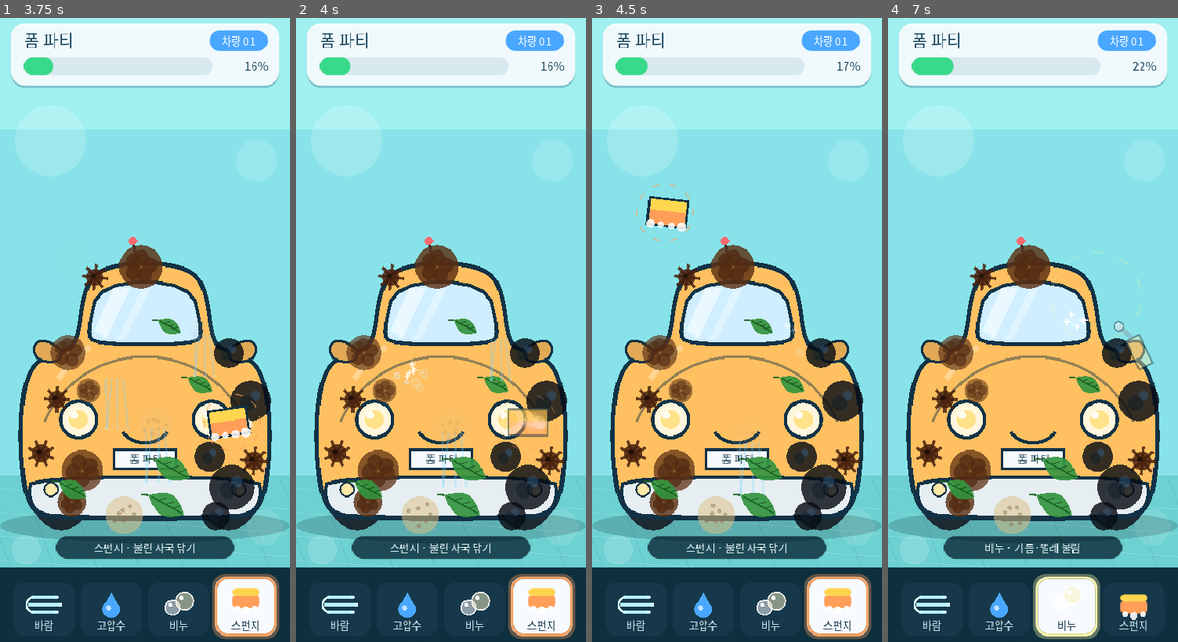
Above: before the commit, frames 1-4 (left to right).
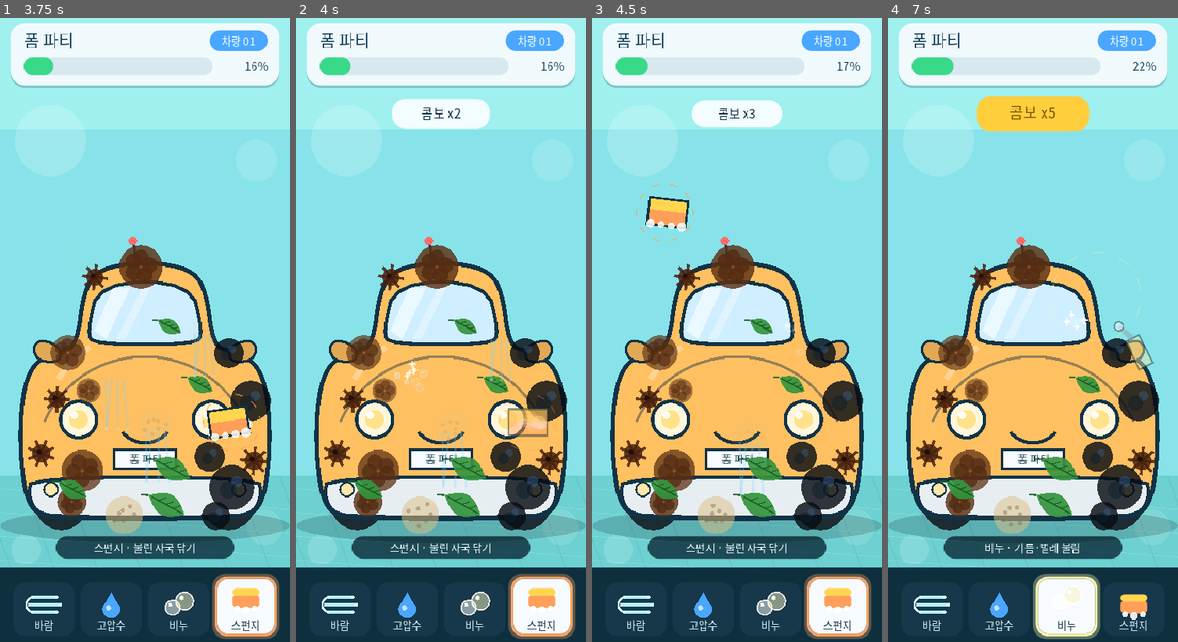
Above: after the commit, the same moments.

Repository: seorilabs/foam-party
Game: Godot game, scene res://scenes/main.tscn
The game is run twice, just before and just after one commit, with the same random seed, the same clock (stepped at 60 frames per second) and the same inputs.
Inputs (mouse positions are in pixels of both pictures, inside the frame that each line leads up to):
- Up to frame 1 (3.75 s): tap Enter at 0.5 s; move the mouse to (208, 298) at 0.52 s; tap Space at 0.6, 0.77, 1.07, 2.3 s; click (208, 298) at 0.67 s; drag from (87, 361) to (130, 454) at 1.27 s; move the mouse to (174, 192) at 2.02 s; tap 2 at 2.1 s; click (174, 192) at 2.17 s; drag from (130, 454) to (58, 236) at 2.77 s; move the mouse to (232, 423) at 3.52 s; tap 4 at 3.6 s; click (232, 423) at 3.67 s
- Up to frame 2 (4 s): tap Space at 3.77, 3.8 s
- Up to frame 3 (4.5 s): tap Space at 4.07 s; drag from (650, 236) to (693, 174) at 4.27 s
- Up to frame 4 (7 s): move the mouse to (1047, 330) at 5.02 s; tap 1 at 5.1 s; click (1047, 330) at 5.17 s; tap Space at 5.3, 6.77, 6.8 s; drag from (989, 174) to (975, 361) at 5.77 s; move the mouse to (1096, 298) at 6.52 s; tap 3 at 6.6 s; click (1096, 298) at 6.67 s

Frame 1 is identical in both runs. In frame 2, 1.6% of the frame differs, in the area x 32-68%, y 12-18%; in frame 3, 1.3%; in frame 4, 2.2%, in the area x 30-70%, y 12-19%.

Commit message:
콤보 시스템과 완료 별점 추가 (#2)
* 콤보 시스템과 완료 별점 추가

- 오물 연속 제거 시 콤보 증가(2.5초 윈도우), 제거 효과음 피치가 콤보 따라 상승
- 콤보 2 이상이면 상단에 배지 표시, 4 이상이면 금색 강조
- 완료 별점: 기본 1개, 140초 이내 2개, 75초 이내+콤보 4 이상 3개
- 완료 패널에 획득 별점(미획득은 회색)과 시간·최고 콤보 기록 표시
- 모바일 햅틱: 오물 제거 순간 짧은 진동
- 테스트 API(콤보/별점/시간)와 스모크 테스트 확장, 스크린샷에 콤보 장면 추가
- 스펙 문서 콤보·별점 규칙 반영

https://claude.ai/code/session_01X73EC6AQjDGLLhE4dv9oPh

* 리뷰 반영: 완료 후 콤보 통계 동결

완료 시점 이후 잔여 오물(runoff/flying) 제거가 콤보·최고 콤보를
올려 별점 계산값과 패널 표기가 어긋나지 않도록 합니다.

https://claude.ai/code/session_01X73EC6AQjDGLLhE4dv9oPh

* 리뷰 반영: 콤보 타이머 0 클램프, 햅틱 모바일 한정

- 콤보 윈도우 만료 시 타이머를 음수로 두지 않고 0으로 클램프
- 햅틱 진동을 mobile 피처가 있는 플랫폼에서만 호출

https://claude.ai/code/session_01X73EC6AQjDGLLhE4dv9oPh

* 리뷰 반영: mm:ss 분 계산을 명시적 float 나눗셈으로 정리

정수 나눗셈 경고 없이 의도가 드러나도록 int(level_time / 60.0)을 사용합니다.

https://claude.ai/code/session_01X73EC6AQjDGLLhE4dv9oPh

* 리뷰 반영: 별점 임계값·콤보 리셋 결정적 테스트 추가

- 60초+콤보5→3별, 콤보 미달→2별, 200초→1별 임계값 검증
- 콤보 윈도우 만료 시 카운트 0 리셋과 타이머 비음수 검증

https://claude.ai/code/session_01X73EC6AQjDGLLhE4dv9oPh

* 리뷰 반영: 테스트 API 사전 점검 추가, 불필요한 Vector2 래핑 제거

- 스모크 시작부에 콤보/별점 테스트 API 존재 여부를 명시적으로 확인
- 스크린샷 스크립트의 position 복사 생성자 래핑을 직접 호출로 단순화

https://claude.ai/code/session_01X73EC6AQjDGLLhE4dv9oPh

* 리뷰 반영: 완료 후 잔여 제거의 사운드·햅틱 차단

완료 패널이 떠 있는 동안 잔여 오물 제거는 반짝임 이펙트만 남기고
팝 사운드와 진동은 완료 팡파레와 겹치지 않게 끕니다.

https://claude.ai/code/session_01X73EC6AQjDGLLhE4dv9oPh

---------

Co-authored-by: Claude <noreply@anthropic.com>

Diff:
--- a/godot/scripts/main.gd
+++ b/godot/scripts/main.gd
@@ -9,6 +9,10 @@
 const CLEAN_DAMAGE_RATE := 72.0
 const AUDIO_MIX_RATE := 22050
 const POP_NOTES := [523.25, 659.25, 783.99, 880.0, 1046.5]
+const COMBO_WINDOW := 2.5
+const STAR3_TIME := 75.0
+const STAR3_COMBO := 4
+const STAR2_TIME := 140.0
 const GAMEPLAY_SCALE := 1.16
 const GAMEPLAY_PIVOT := Vector2(195.0, 545.0)
 const GAMEPLAY_OFFSET := Vector2(0.0, 0.0)
@@ -82,6 +86,12 @@
 var level_index := 1
 var completed := false
 var completion_burst_done := false
+var combo_count := 0
+var combo_timer := 0.0
+var best_combo := 0
+var level_time := 0.0
+var earned_stars := 0
+var combo_pop_time := -10.0
 var last_particle_spawn := 0.0
 var car_color := Color("#ffcf5a")
 var canvas_origin := Vector2.ZERO
@@ -127,6 +137,14 @@
 
 
 func _process(delta: float) -> void:
+	if not completed:
+		level_time += delta
+		if combo_timer > 0.0:
+			combo_timer -= delta
+			if combo_timer <= 0.0:
+				combo_timer = 0.0
+				combo_count = 0
+
 	if is_washing and not completed:
 		_apply_tool_at(pointer_position, delta)
 
@@ -267,7 +285,8 @@
 		return
 	removal_sfx_player.stop()
 	removal_sfx_player.stream = removal_stream
-	removal_sfx_player.pitch_scale = sfx_rng.randf_range(0.9, 1.15)
+	var combo_pitch: float = 0.92 + 0.05 * float(min(combo_count, 9))
+	removal_sfx_player.pitch_scale = combo_pitch + sfx_rng.randf_range(-0.02, 0.02)
 	removal_sfx_player.play()
 
 
@@ -520,6 +539,7 @@
 	_draw_dirt()
 	_draw_particles()
 	_draw_tool_cursor()
+	_draw_combo_badge()
 	_draw_toolbar()
 	_draw_completion_panel()
 
@@ -531,6 +551,12 @@
 	completed = false
 	completion_burst_done = false
 	is_washing = false
+	combo_count = 0
+	combo_timer = 0.0
+	best_combo = 0
+	level_time = 0.0
+	earned_stars = 0
+	combo_pop_time = -10.0
 	_stop_tool_loop()
 	particles.clear()
 	_set_car_palette()
@@ -553,6 +579,22 @@
 
 func get_audio_stream_count_for_test() -> int:
 	return tool_audio_streams.size()
+
+
+func get_combo_for_test() -> int:
+	return combo_count
+
+
+func get_best_combo_for_test() -> int:
+	return best_combo
+
+
+func get_level_time_for_test() -> float:
+	return level_time
+
+
+func calc_stars_for_test() -> int:
+	return _calc_stars()
 
 
 func get_patch_index_by_kind_for_test(kind: String) -> int:
@@ -899,8 +941,16 @@
 	patch.soap = 0.0
 	patch.wetness = 0.0
 	patch.looseness = 1.0
+	if not completed:
+		combo_count += 1
+		combo_timer = COMBO_WINDOW
+		best_combo = max(best_combo, combo_count)
+		combo_pop_time = float(Time.get_ticks_msec()) / 1000.0
 	_spawn_removal_burst(burst_center, burst_radius)
-	_play_removal_sound()
+	if not completed:
+		_play_removal_sound()
+		if OS.has_feature("mobile"):
+			Input.vibrate_handheld(28)
 
 
 func _spawn_removal_burst(center: Vector2, radius: float) -> void:
@@ -1020,9 +1070,18 @@
 	if clean_progress >= 0.985 and not completed:
 		completed = true
 		is_washing = false
+		earned_stars = _calc_stars()
 		_stop_tool_loop()
 		_play_completion_sound()
 		_spawn_completion_burst()
+
+
+func _calc_stars() -> int:
+	if level_time <= STAR3_TIME and best_combo >= STAR3_COMBO:
+		return 3
+	if level_time <= STAR2_TIME:
+		return 2
+	return 1
 
 
 func _spawn_completion_burst() -> void:
@@ -1484,6 +1543,20 @@
 	])
 
 
+func _draw_combo_badge() -> void:
+	if completed or combo_count < 2:
+		return
+	var time_now := float(Time.get_ticks_msec()) / 1000.0
+	var pop: float = 1.0 + 0.35 * exp(-(time_now - combo_pop_time) * 6.0)
+	var badge_size := Vector2(118.0, 36.0) * pop
+	var badge := Rect2(Vector2(195.0, 134.0) - badge_size * 0.5, badge_size)
+	var is_hot := combo_count >= STAR3_COMBO
+	var style_key := "combo_hot" if is_hot else "combo_cool"
+	var bg := Color("#ffce3d") if is_hot else Color(0.97, 0.99, 1.0, 0.95)
+	draw_style_box(_style(style_key, bg, 18.0), badge)
+	draw_string(_font(), Vector2(badge.position.x, badge.position.y + badge_size.y * 0.5 + 6.0), "콤보 x%d" % combo_count, HORIZONTAL_ALIGNMENT_CENTER, badge.size.x, int(16.0 * pop), Color("#7a5500") if is_hot else Color("#123246"))
+
+
 func _draw_toolbar() -> void:
 	var font: Font = _font()
 	draw_style_box(_style("toolbar", Color(0.04, 0.16, 0.22, 0.96), 24.0), Rect2(-24.0, 744.0, DESIGN_SIZE.x + 48.0, 124.0))
@@ -1543,11 +1616,16 @@
 	var time_now := float(Time.get_ticks_msec()) / 1000.0
 	for index in range(3):
 		var star_center := Vector2(145.0 + float(index) * 50.0, panel.position.y + 44.0)
-		var pulse := 1.0 + sin(time_now * 4.0 + float(index) * 0.9) * 0.08
-		_draw_star(star_center, 17.0 * pulse, Color("#ffce3d"), Color("#e0a818"))
+		if index < earned_stars:
+			var pulse := 1.0 + sin(time_now * 4.0 + float(index) * 0.9) * 0.08
+			_draw_star(star_center, 17.0 * pulse, Color("#ffce3d"), Color("#e0a818"))
+		else:
+			_draw_star(star_center, 15.0, Color("#dde4e8"), Color("#b4c0c7"))
 
 	draw_string(font, Vector2(panel.position.x, panel.position.y + 88.0), "반짝반짝 완료!", HORIZONTAL_ALIGNMENT_CENTER, panel.size.x, 24, Color("#123246"))
-	draw_string(font, Vector2(panel.position.x, panel.position.y + 114.0), "차량 %02d 세차 완료" % level_index, HORIZONTAL_ALIGNMENT_CENTER, panel.size.x, 15, Color("#2c6b78"))
+	var minutes := int(level_time / 60.0)
+	var seconds := int(level_time) % 60
+	draw_string(font, Vector2(panel.position.x, panel.position.y + 114.0), "차량 %02d · %02d:%02d · 최고 콤보 x%d" % [level_index, minutes, seconds, best_combo], HORIZONTAL_ALIGNMENT_CENTER, panel.size.x, 15, Color("#2c6b78"))
 
 	var next_rect := _get_next_rect()
 	draw_style_box(_style("next_shadow", Color("#1f8a55"), 14.0), Rect2(next_rect.position + Vector2(0.0, 4.0), next_rect.size))
--- a/godot/tests/screenshot_scene.gd
+++ b/godot/tests/screenshot_scene.gd
@@ -57,6 +57,20 @@
 			quit(1)
 			return
 
+	node.set("selected_tool", "water")
+	node.set("pointer_position", Vector2(195.0, 520.0))
+	for patch in node.get("dirt_patches"):
+		if patch.get("position").distance_to(Vector2(195.0, 520.0)) < 120.0:
+			patch.set("health", 1.0)
+	node.set("is_washing", true)
+	await _settle(10)
+	var combo_saved: bool = await _capture(out_dir.path_join("shot_combo.png"))
+	node.set("is_washing", false)
+	node.get("particles").clear()
+	if not combo_saved:
+		quit(1)
+		return
+
 	for patch in node.get("dirt_patches"):
 		patch.set("health", 0.0)
 	await _settle(12)
--- a/godot/tests/smoke_scene.gd
+++ b/godot/tests/smoke_scene.gd
@@ -18,6 +18,10 @@
 	if not root_node.has_method("get_patch_count_for_test"):
 		_fail("test API missing")
 		return
+	for method_name in ["get_combo_for_test", "get_best_combo_for_test", "get_level_time_for_test", "calc_stars_for_test"]:
+		if not root_node.has_method(method_name):
+			_fail("combo/star test API missing: " + method_name)
+			return
 
 	var patch_count: int = root_node.call("get_patch_count_for_test")
 	if patch_count < 20:
@@ -81,7 +85,46 @@
 		_fail("rinsing soaped oil did not clean enough")
 		return
 
-	print("Foam Party smoke passed: patches=%d progress=%.3f" % [patch_count, progress_after])
+	var best_combo: int = root_node.call("get_best_combo_for_test")
+	if best_combo < 1:
+		_fail("removals did not register a combo")
+		return
+	var stars: int = root_node.call("calc_stars_for_test")
+	if stars < 1 or stars > 3:
+		_fail("star rating out of range")
+		return
+
+	root_node.set("combo_count", 3)
+	root_node.set("combo_timer", 0.0001)
+	await process_frame
+	if int(root_node.call("get_combo_for_test")) != 0:
+		_fail("combo did not reset after window expired")
+		return
+	if float(root_node.get("combo_timer")) < 0.0:
+		_fail("combo timer went negative")
+		return
+
+	root_node.set("level_time", 60.0)
+	root_node.set("best_combo", 5)
+	if int(root_node.call("calc_stars_for_test")) != 3:
+		_fail("expected 3 stars for fast clear with combo")
+		return
+	root_node.set("best_combo", 2)
+	if int(root_node.call("calc_stars_for_test")) != 2:
+		_fail("expected 2 stars when combo threshold is missed")
+		return
+	root_node.set("level_time", 200.0)
+	root_node.set("best_combo", 10)
+	if int(root_node.call("calc_stars_for_test")) != 1:
+		_fail("expected 1 star for slow clear")
+		return
+
+	root_node.call("reset_game", 2)
+	if int(root_node.call("get_combo_for_test")) != 0 or float(root_node.call("get_level_time_for_test")) != 0.0:
+		_fail("reset did not clear combo state")
+		return
+
+	print("Foam Party smoke passed: patches=%d progress=%.3f best_combo=%d stars=%d" % [patch_count, progress_after, best_combo, stars])
 	get_root().remove_child(root_node)
 	root_node.free()
 	await process_frame
Not shown, changed: README.md
Not shown, changed: docs/game-spec.md
